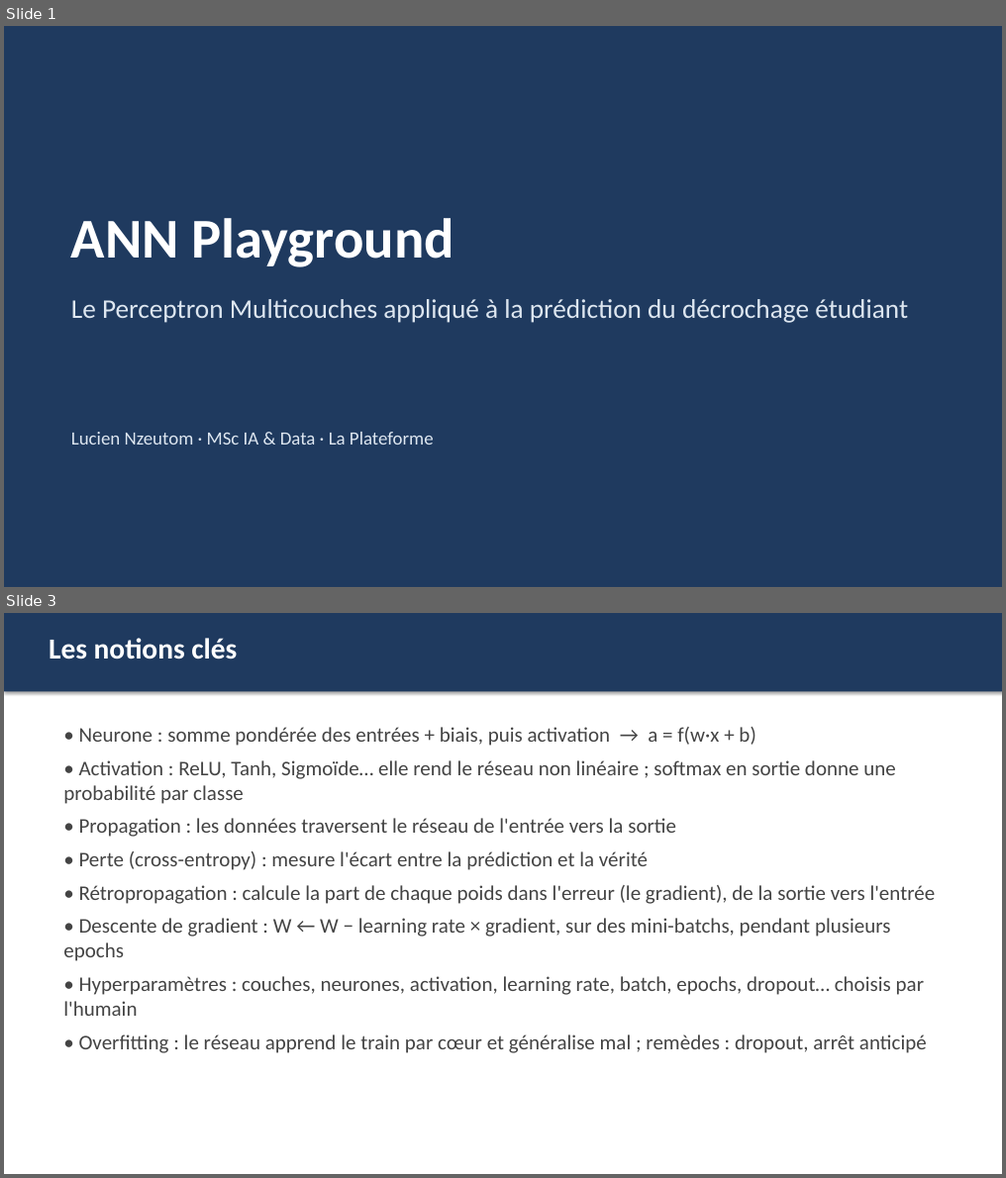
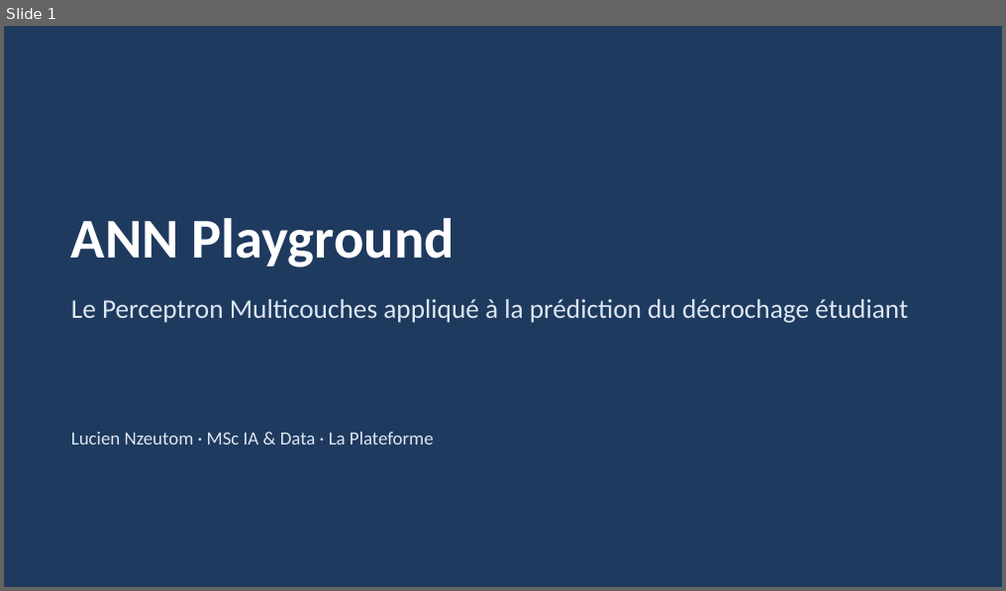
Before and after one commit to TheGoatLucien/ANN-playground, a slide deck: slides/ANN_playground_presentation.pptx. Shown one above the other, each under a label of ours: slides 1 and 3 before the commit, slide 1 after it; the slides between them are not shown. The pictures are 1006x1178 and 1006x591 pixels, drawn with LibreOffice and Linux fonts; fonts in the diff are those of the drawing. Boxes give left, top, right and bottom in pixels: in the first picture for what was removed or moved away, otherwise in the second. Text is boxed around its words. In the diff, an @@ line names an element or a change of style, - is before the commit and + after.

```diff
--- a/slides/ANN_playground_presentation.pptx
+++ b/slides/ANN_playground_presentation.pptx
@@ slide 3 removed at (4, 613, 1002, 1174), background #FFFFFF @@
@@ rectangle removed at (4, 613, 1002, 691) @@
@@ text removed at (49, 638, 237, 660) @@
-Les notions clés
@@ text removed at (63, 727, 936, 1054) @@
-• Neurone : somme pondérée des entrées + biais, puis activation → a = f(w·x + b)
-• Activation : ReLU, Tanh, Sigmoïde… elle rend le réseau non linéaire ; softmax en sortie donne une probabilité par classe
-• Propagation : les données traversent le réseau de l'entrée vers la sortie
-• Perte (cross-entropy) : mesure l'écart entre la prédiction et la vérité
-• Rétropropagation : calcule la part de chaque poids dans l'erreur (le gradient), de la sortie vers l'entrée
-• Descente de gradient : W ← W − learning rate × gradient, sur des mini-batchs, pendant plusieurs epochs
-• Hyperparamètres : couches, neurones, activation, learning rate, batch, epochs, dropout… choisis par l'humain
-• Overfitting : le réseau apprend le train par cœur et généralise mal ; remèdes : dropout, arrêt anticipé
```
Also in this commit, not shown: 11 slides changed, 3 slides added, 3 other slides removed.
